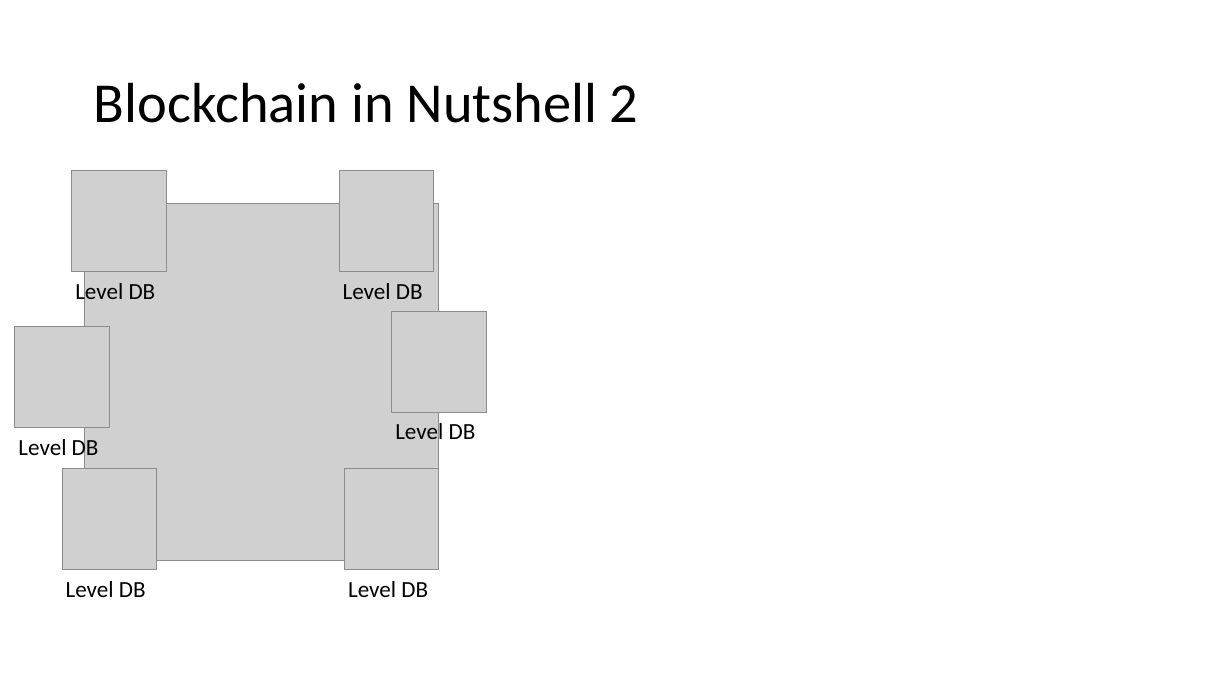
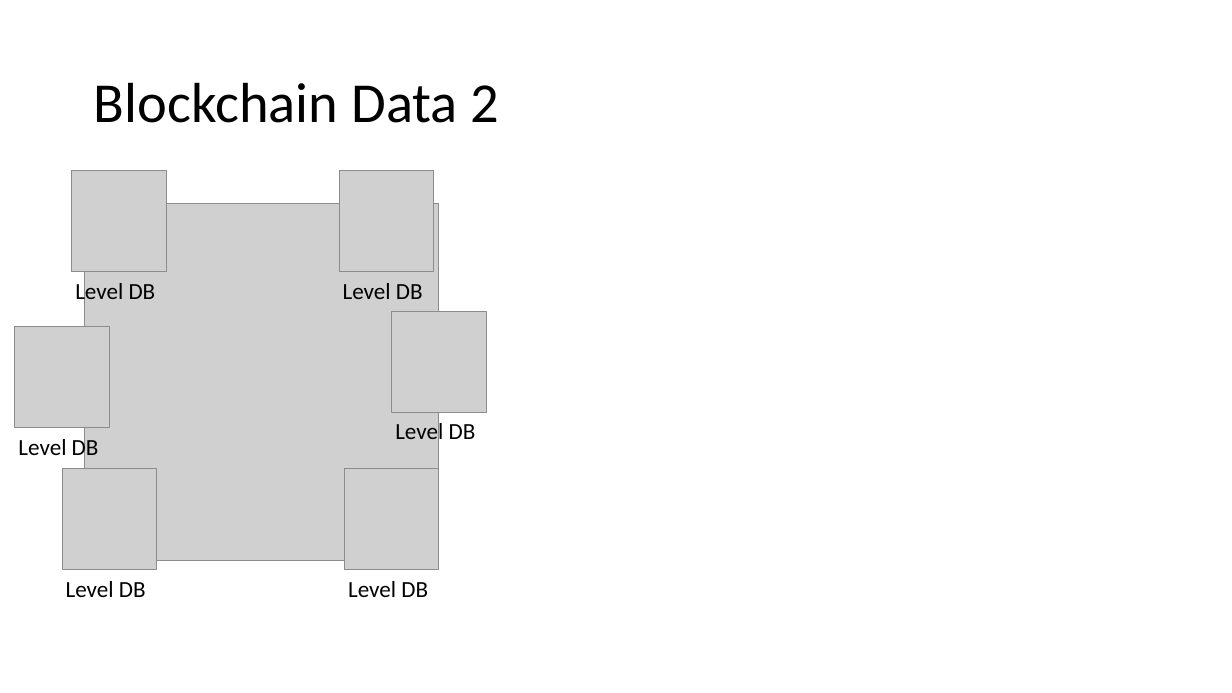
Before and after one commit to igorbarinov/blockchainnow, a slide deck: slide 4 of presentation/blockchain_now.pptx. Drawn at 1232x693 pixels with LibreOffice and Linux fonts; fonts in the diff are those of the drawing; grey boxes stand for pictures. Boxes give left, top, right and bottom in pixels: in the first picture for what was removed or moved away, otherwise in the second. Text is boxed around its words. In the diff, an @@ line names an element or a change of style, - is before the commit and + after.

```diff
--- a/presentation/blockchain_now.pptx
+++ b/presentation/blockchain_now.pptx
@@ title at (x1=94, y1=82, x2=500, y2=123): text changed @@
-Blockchain in Nutshell 2
+Blockchain Data 2
```
Also in this commit, not shown: 7 other slides changed, 4 other files.
